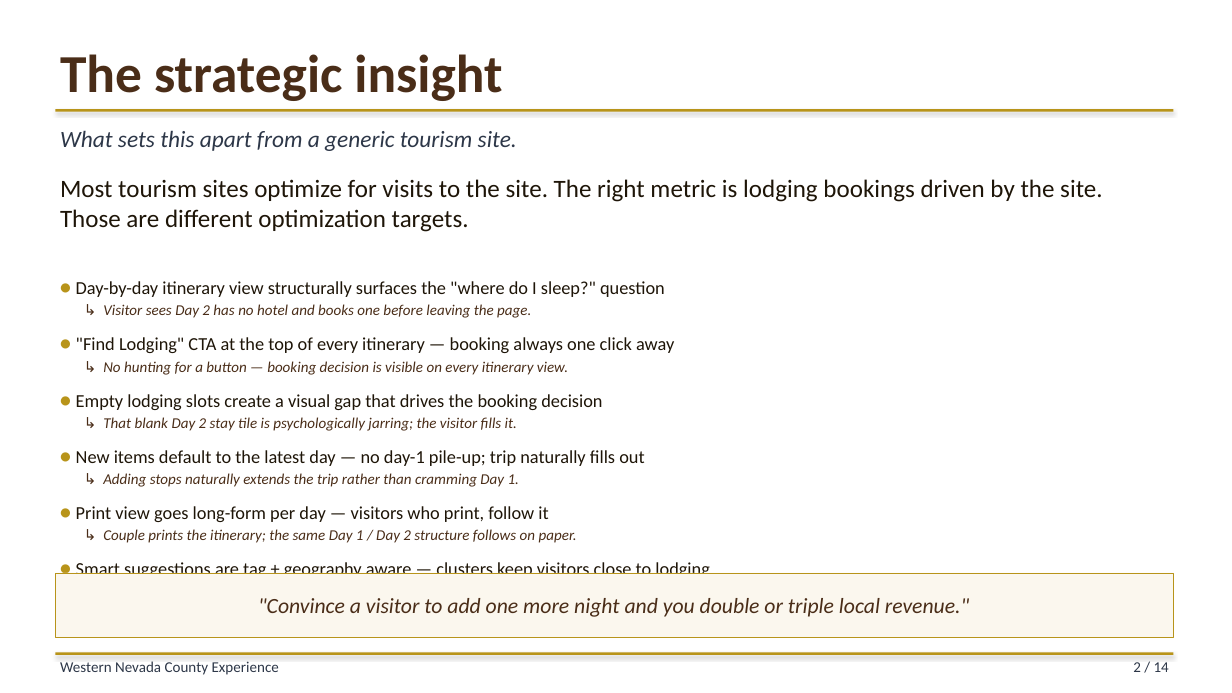
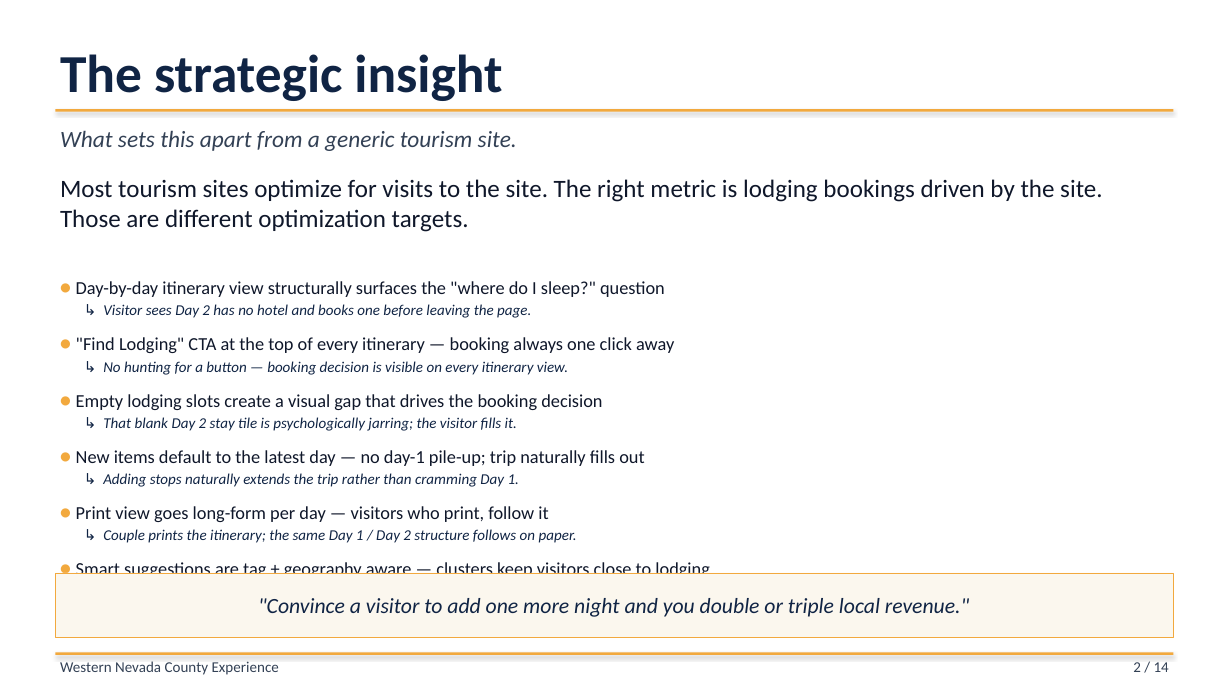
Before and after one commit to liammlrb-eng/nevada-county-experiences, a slide deck: slide 2 of demo_pitch.pptx. Drawn at 1232x693 pixels with LibreOffice and Linux fonts; fonts in the diff are those of the drawing. Boxes give left, top, right and bottom in pixels: in the first picture for what was removed or moved away, otherwise in the second. Text is boxed around its words. In the diff, an @@ line names an element or a change of style, - is before the commit and + after.

```diff
--- a/demo_pitch.pptx
+++ b/demo_pitch.pptx
@@ text "The strategic insight" at <box>60,54,502,101</box>: text colour #4A2D18 to #102444 @@
@@ rectangle at <box>55,109,1174,112</box>: fill #B8941A to #F2A93E @@
@@ text "Most tourism sites optimize for ..." at <box>60,179,1102,232</box>: text colour #1E1508 to #0F172A @@
@@ text "• Day-by-day itinerary view structurally ..." at <box>76,281,709,574</box>: text colour #B8941A to #F2A93E in "•", "•", "•", "•" and 2 more places; text colour #1E1508 to #0F172A in "Day-by-day itinerary view structurally surfaces the "where ...", ""Find Lodging" CTA at the top of ...", "Empty lodging slots create a visual gap ...", "New items default to the latest day ..." and 2 more places; text colour #4A2D18 to #102444 in "↳ Visitor sees Day 2 has no ...", "↳ No hunting for a button — ...", "↳ That blank Day 2 stay tile ...", "↳ Adding stops naturally extends the trip ..." and 2 more places @@
@@ rectangle at <box>55,573,1174,638</box>: outline #B8941A 0.5 pt to #F2A93E 0.5 pt @@
@@ text ""Convince a visitor to add ..." at <box>258,598,969,617</box>: text colour #4A2D18 to #102444 @@
@@ text "Western Nevada County Experience" at <box>60,661,279,675</box>: text colour #2D3748 to #334155 @@
@@ rectangle at <box>55,653,1174,655</box>: fill #B8941A to #F2A93E @@
@@ text "2 / 14" at <box>1133,662,1169,672</box>: text colour #2D3748 to #334155 @@
```
Also in this commit, not shown: 14 other slides changed, 2 other files.
